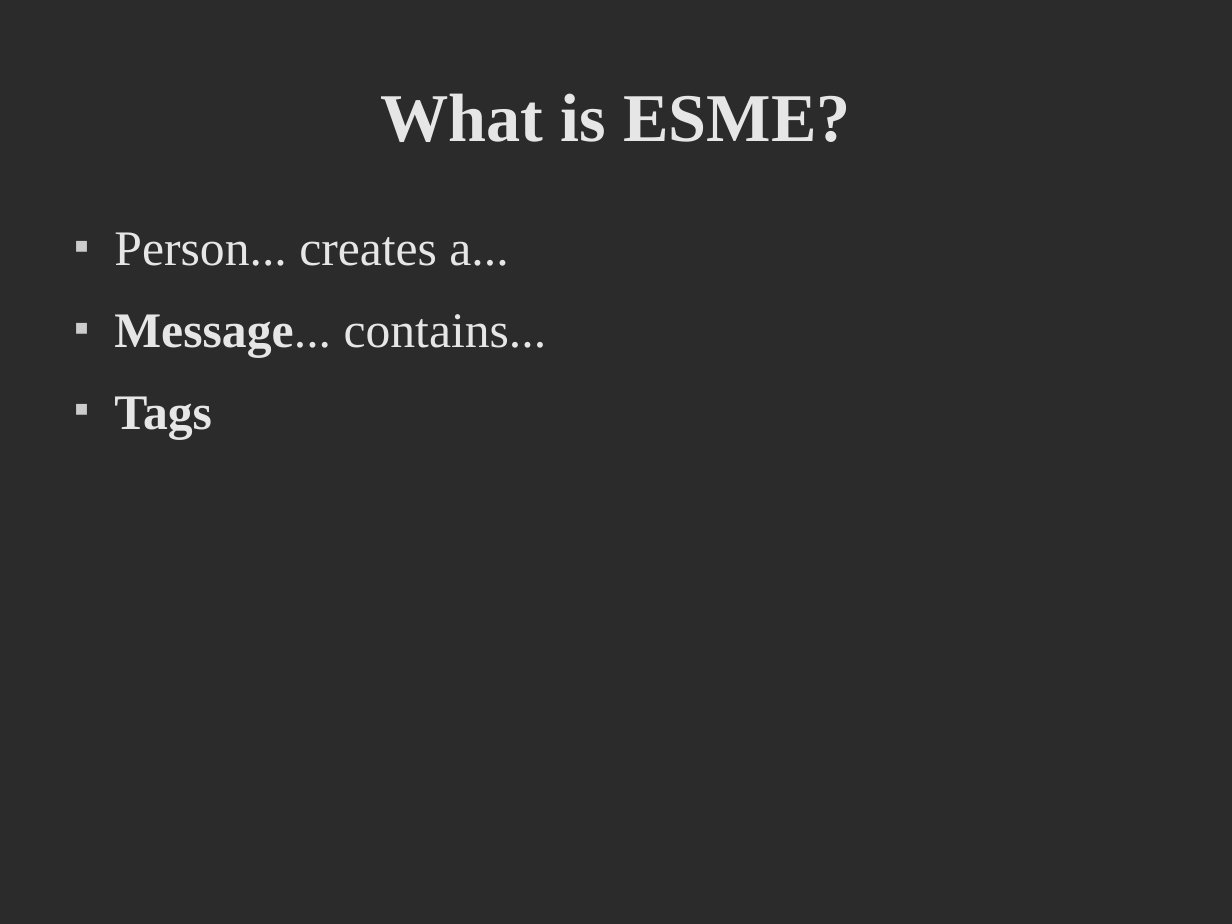
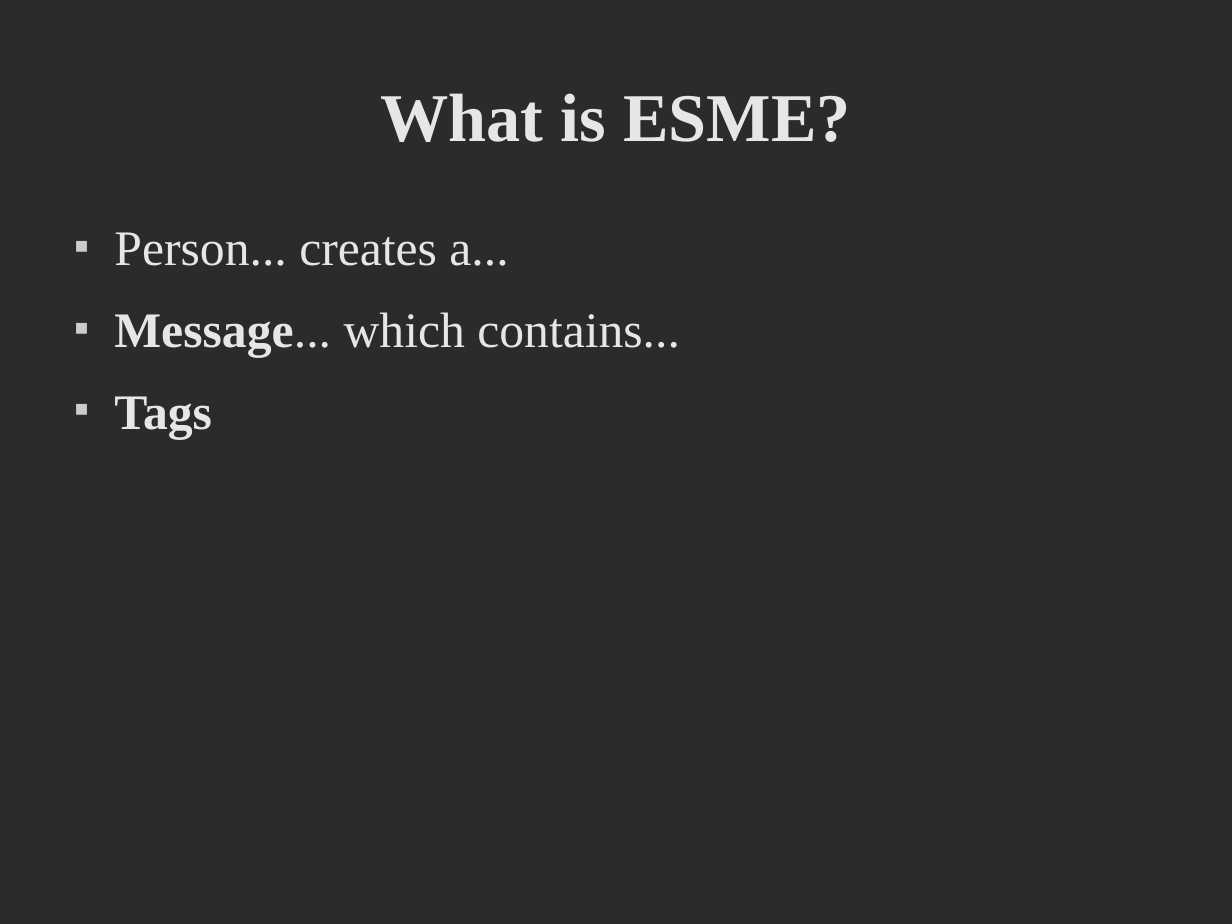
Before and after one commit to dpp/lift-samples, a slide deck: slide 4 of presentations/2008_SAP_TechEd/ESME_REST.odp. Drawn at 1232x924 pixels with LibreOffice and Linux fonts; fonts in the diff are those of the drawing; background and template pictures are left out; a plain dark background stands for a picture behind light text. Boxes give left, top, right and bottom in pixels: in the first picture for what was removed or moved away, otherwise in the second. Text is boxed around its words. In the diff, an @@ line names an element or a change of style, - is before the commit and + after.

```diff
--- a/presentations/2008_SAP_TechEd/ESME_REST.odp
+++ b/presentations/2008_SAP_TechEd/ESME_REST.odp
@@ text at [114, 312, 680, 357]: text changed @@
-■ Message... contains...
+■ Message... which contains...
```
Also in this commit, not shown: 2 other slides changed, 2 other files.
